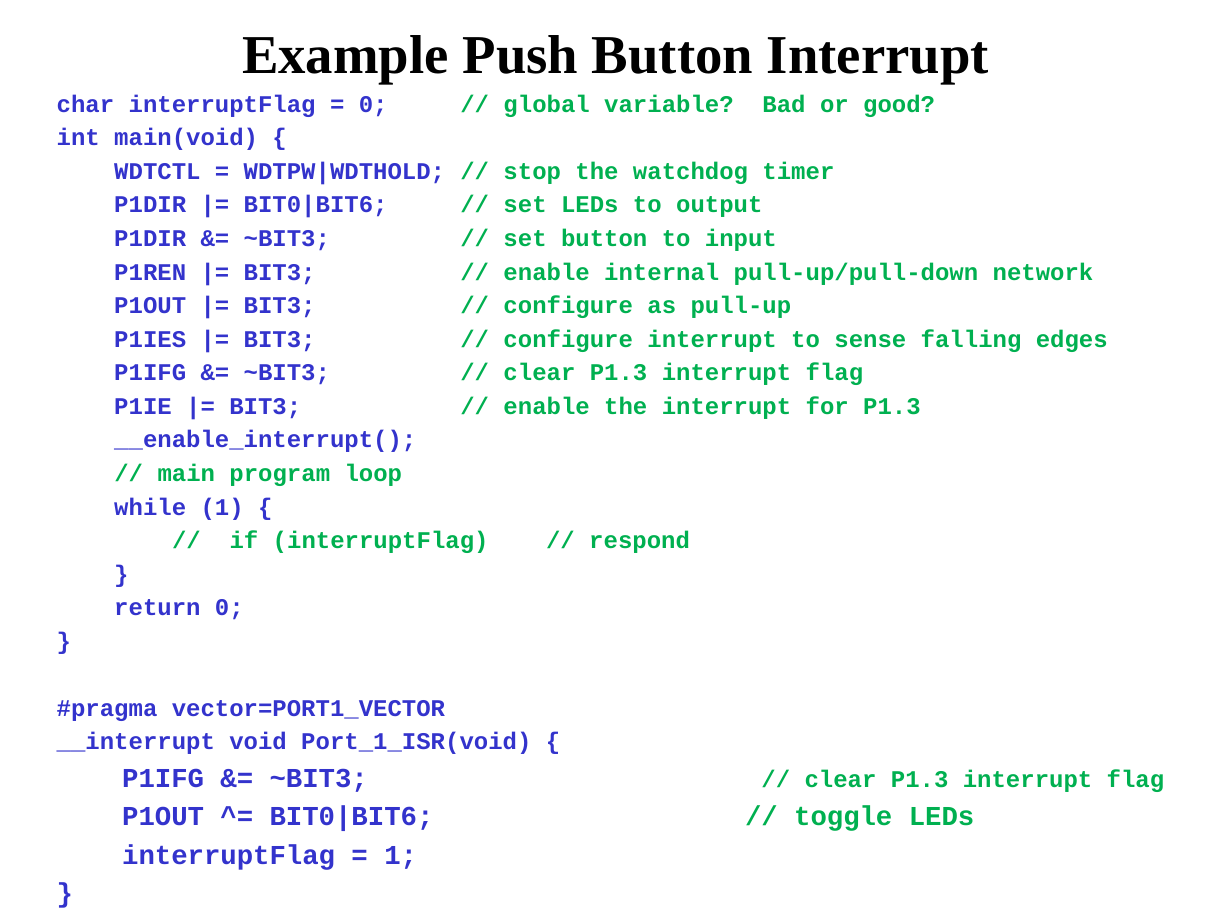
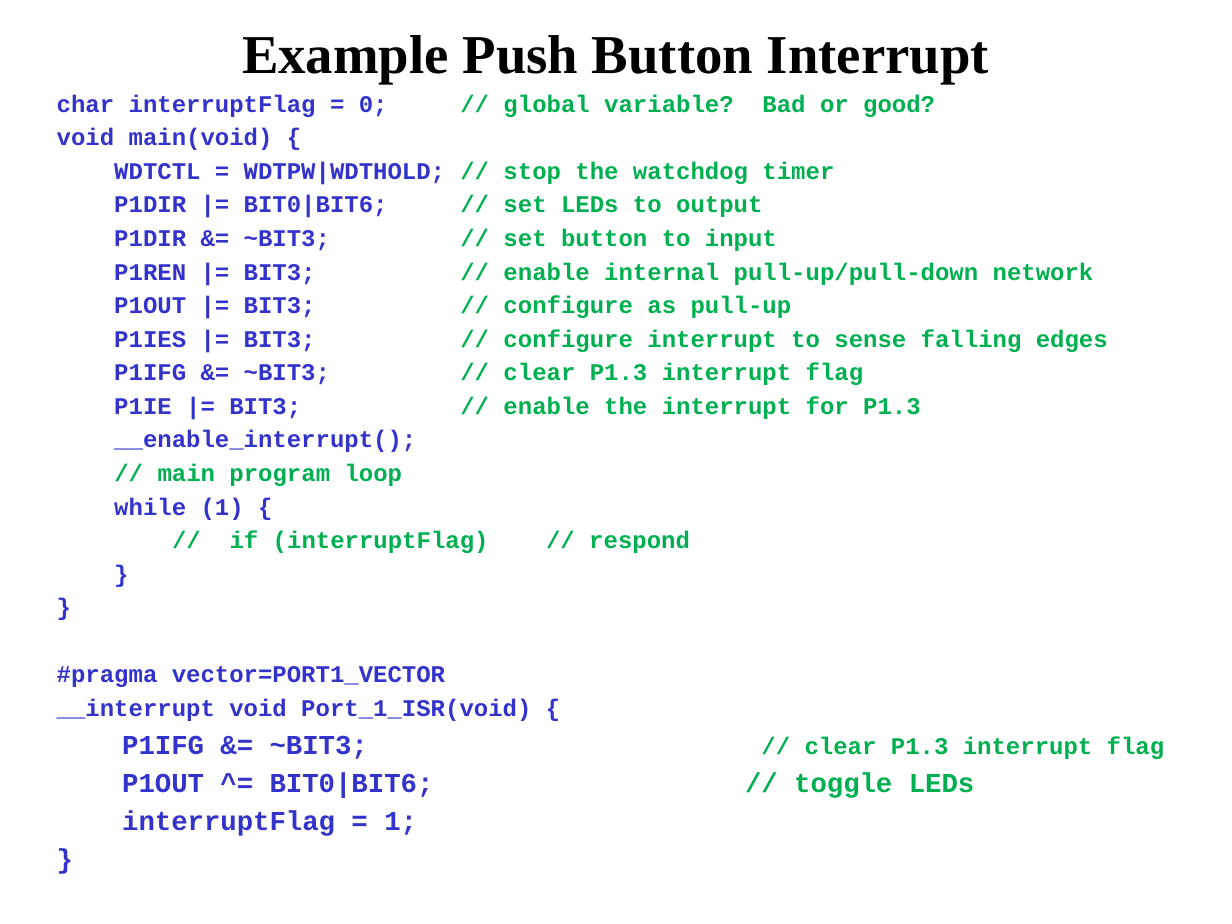
Before and after one commit to pw4rn3r/ECE382, a slide deck: slide 15 of notes/L26/Lsn26.pptx. Drawn at 1232x924 pixels with LibreOffice and Linux fonts; fonts in the diff are those of the drawing. Boxes give left, top, right and bottom in pixels: in the first picture for what was removed or moved away, otherwise in the second. Text is boxed around its words. In the diff, an @@ line names an element or a change of style, - is before the commit and + after.

```diff
--- a/notes/L26/Lsn26.pptx
+++ b/notes/L26/Lsn26.pptx
@@ text at box(57, 128, 273, 150): text changed @@
-int main(void) {
+void main(void) {
@@ text at box(114, 599, 244, 620): paragraph removed @@
-return 0;
```
Also in this commit, not shown: 3 other slides changed, 1 slide added.
